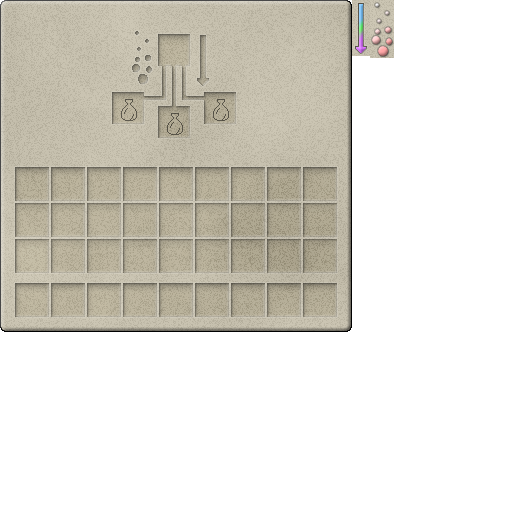
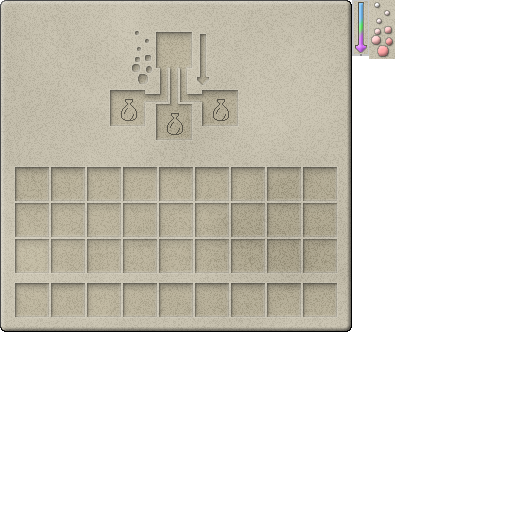
The second 512x512 image is a revision of the first. Changes to its layers:
removed layer "Bubbles placed" from group "Bubbles" over [left=371, top=2, right=394, bottom=58]
added layer "Full Bubbles" in group "Bubbles" over [left=369, top=0, right=395, bottom=59]
added layer "Empty Bubbles" in group "Bubbles" over [left=132, top=31, right=152, bottom=84]
added layer "Full Arrow" in group "Bubbles" over [left=354, top=1, right=368, bottom=54]
removed layer "Arrow Placed" from group "Arrow" over [left=352, top=0, right=370, bottom=56]
removed layer "Bubbles" (3rd of 3) (was overlay, 64%) over [left=132, top=31, right=152, bottom=84]
added layer "Empty Arrow" in group "Arrow" over [left=196, top=33, right=210, bottom=86]
renamed "Brewing Stand Grid" to "Slots", painted on it over [left=110, top=32, right=238, bottom=140]
showed "Original" over [left=109, top=0, right=394, bottom=141]
